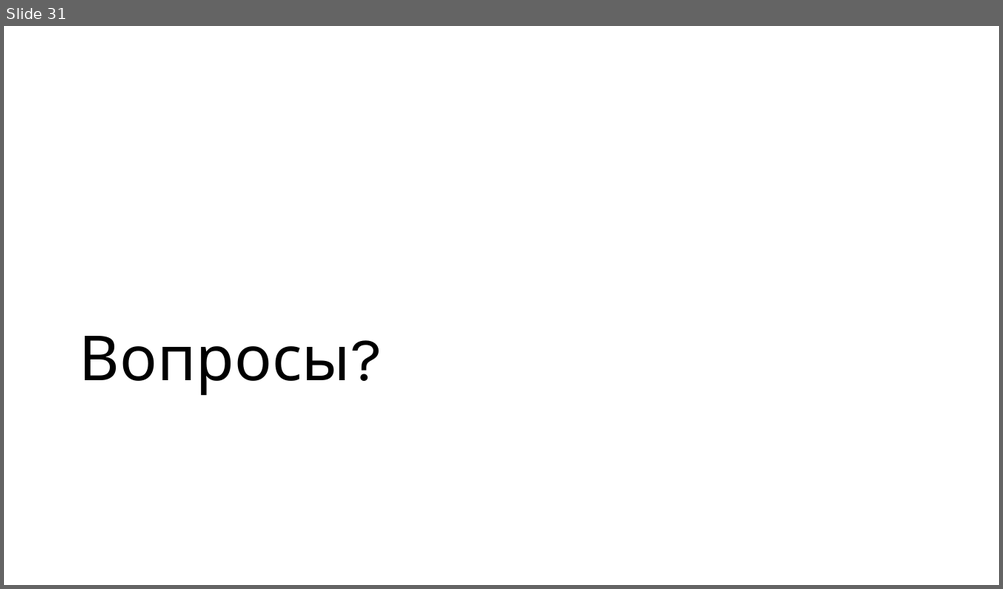
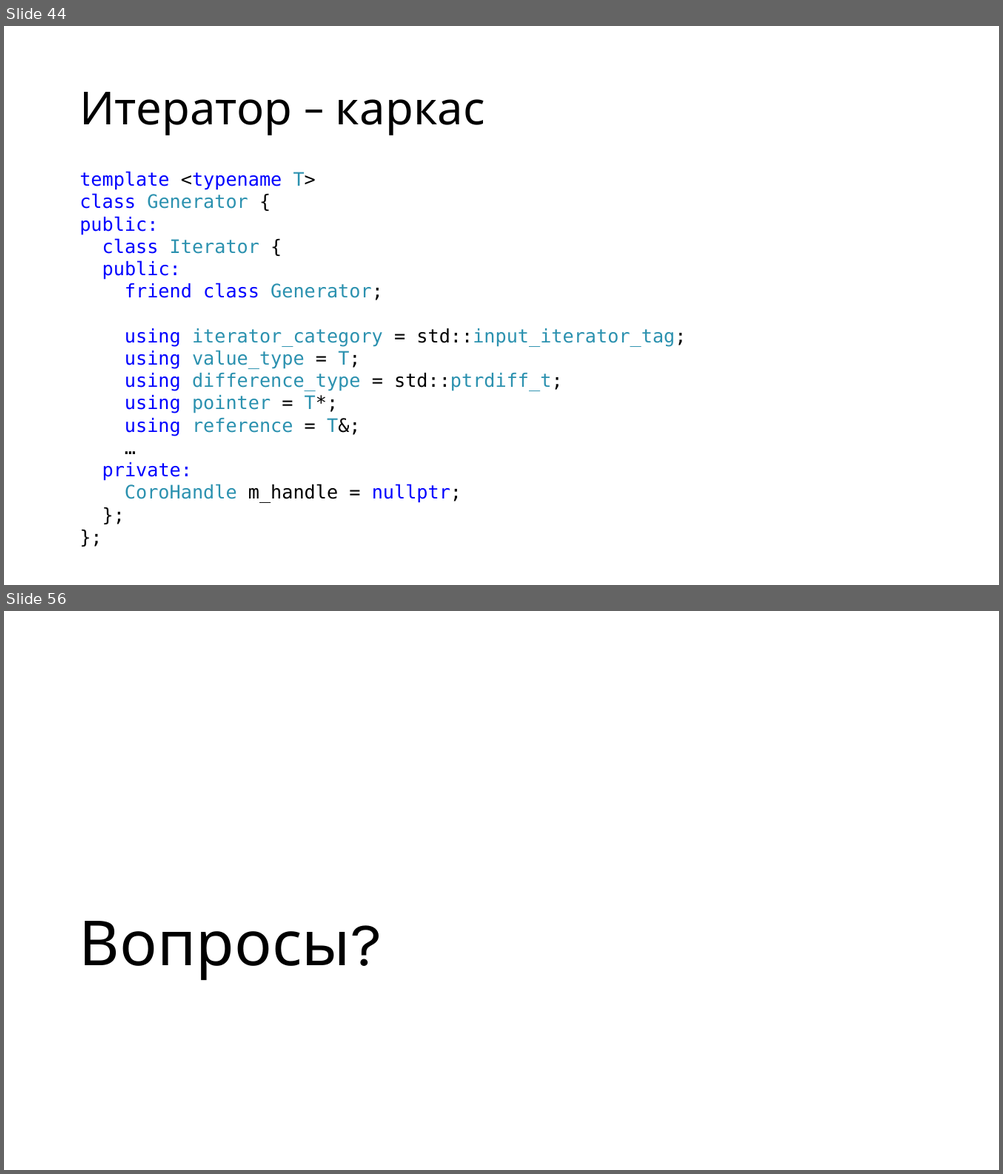
Before and after one commit to alexey-malov/pc, a slide deck: lectures/12/Coroutines.pptx. Shown one above the other, each under a label of ours: slide 31 before the commit, slides 44 and 56 after it; the slides between them are not shown. The pictures are 1003x589 and 1003x1174 pixels, drawn with LibreOffice and Linux fonts; fonts in the diff are those of the drawing. Boxes give left, top, right and bottom in pixels: in the first picture for what was removed or moved away, otherwise in the second. Text is boxed around its words. In the diff, an @@ line names an element or a change of style, - is before the commit and + after.

```diff
--- a/lectures/12/Coroutines.pptx
+++ b/lectures/12/Coroutines.pptx
@@ slide 44 added at (x1=4, y1=26, x2=999, y2=585), background #FFFFFF @@
@@ title added at (x1=79, y1=92, x2=485, y2=136), 44 pt, text #000000 @@
+Итератор – каркас
@@ text added at (x1=79, y1=171, x2=686, y2=503), 18 pt, text #2B91AF @@
+template <typename T>
+class Generator {
+public:
+class Iterator {
+public:
+friend class Generator;
+using iterator_category = std::input_iterator_tag;
+using value_type = T;
+using difference_type = std::ptrdiff_t;
+using pointer = T*;
+using reference = T&;
+…
+private:
+CoroHandle m_handle = nullptr;
+};
+};
@@ what was slide 31 is now slide 56 @@
```
Also in this commit, not shown: 2 slides changed, 24 other slides added, 12 other files.
